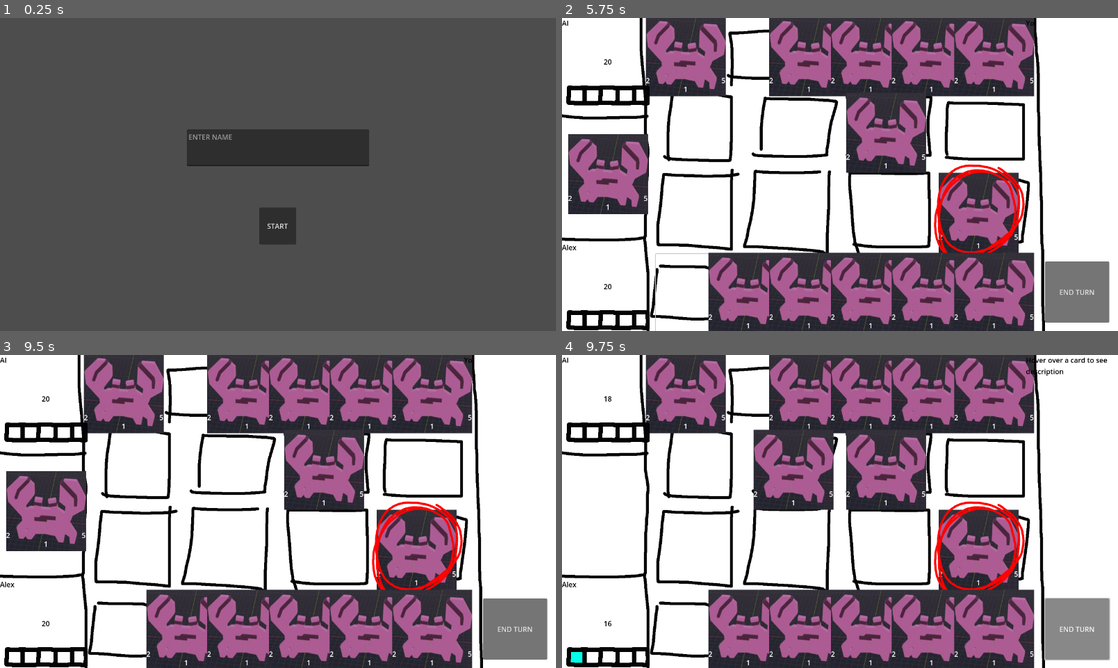
Above: before the commit, frames 1-4 (two rows, left to right).
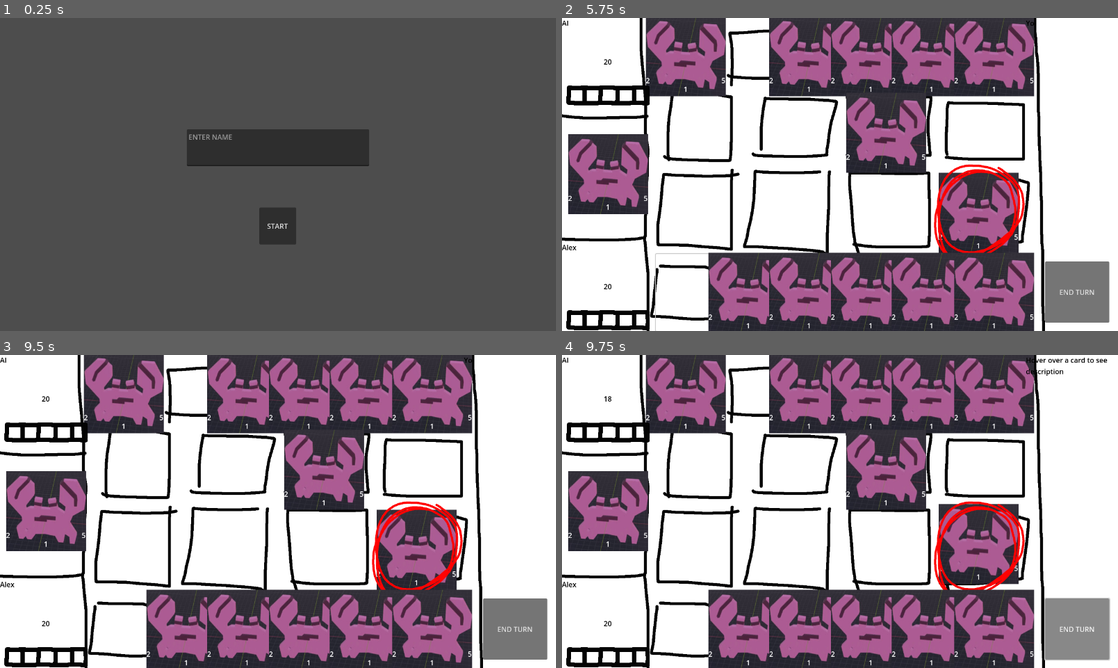
Above: after the commit, the same moments.

Repository: Zedorfska/CardGame
Game: Godot game, scene res://Root/Main/root.tscn
The game is run twice, just before and just after one commit, with the same random seed, the same clock (stepped at 60 frames per second) and the same inputs.
Inputs (mouse positions are in pixels of both pictures, inside the frame that each line leads up to):
- Up to frame 1 (0.25 s): no input
- Up to frame 2 (5.75 s): click (840, 146) at 0.52 s; type "Alex" at 0.6 s; click "START" at 1.25 s; click (701, 215) at 2 s; click (795, 215) at 2.75 s; click (884, 215) at 3.5 s; click (979, 215) at 4.25 s; click (684, 293) at 5 s
- Up to frame 3 (9.5 s): click (183, 630) at 5.75 s; click (244, 630) at 6.5 s; click (311, 630) at 7.25 s; click (372, 630) at 8 s; click (433, 630) at 8.75 s
- Up to frame 4 (9.75 s): click "END TURN" at 9.5 s

Frames 1-3 are identical in both runs. In frame 4, 8.8% of the frame differs, in the area x 1-83%, y 23-99%.

Commit message:
ANIMATIONS!¨!!!!!!!!!!!
HOOOOOOOOOOLY CRAP

Diff:
--- a/Cards/TestCard/test_card.gd
+++ b/Cards/TestCard/test_card.gd
@@ -30,6 +30,14 @@
 
 func activate(RootNode, CardPosition, Player):
 	RootNode.basic_common_attack(CardPosition, DamageAmount, DamageType, Player)
+	if Player == 1:				#TODO: shitcode
+		self.position.y -= 50
+		var tween = get_tree().create_tween()
+		tween.tween_property(self, "position", Vector2(), 0.25)
+	else:
+		self.position.y += 50
+		var tween = get_tree().create_tween()
+		tween.tween_property(self, "position", Vector2(), 0.25)
 
 func take_damage(Damage, _DamageType):
 	HealthAmount -= Damage
--- a/Root/Main/main.gd
+++ b/Root/Main/main.gd
@@ -14,6 +14,7 @@
 var P1ManaBar
 var P2ManaBar
 var CardDescriptionLabel
+var AbleToPlay
 
 var Stats
 var ManaGainAmount
@@ -62,6 +63,7 @@
 	ManaGainAmount = 1
 	Deck = $CanvasLayer/Control/Root/Stats/Deck
 	Turn = 0
+	AbleToPlay = true
 
 	CardDescriptionLabel = $CanvasLayer/Control/Root/Right/LabelMargin/CardDescription
 	CardDescriptionLabel.set_text("Hover over a card to see description")
@@ -97,6 +99,9 @@
 
 	tile_selected(0)	# TODO: BOTCH - necessary because shit breaks when not selected
 	print("ready")
+
+func wait(TimeAmount):
+	await get_tree().create_timer(TimeAmount).timeout
 
 func setup_deck():
 	for Card in range(ListOfCards.size()):
@@ -132,7 +137,9 @@
 		RandomTile = ValidTileList.pick_random()
 		P2Mana -= RandomCard.get_child(0).CostAmount
 		P2ManaBar.update_label(P2Mana)
-		RandomCard.get_child(0).reparent(RandomTile, false)
+		RandomCard.get_child(0).reparent(RandomTile, true)
+		var tween = get_tree().create_tween()
+		tween.tween_property(RandomTile.get_child(0), "position", Vector2.ZERO, 0.1)
 
 func tile_hover_enter(TileNumber):
 	if TileNumber < 4:
@@ -161,23 +168,30 @@
 	CardDescriptionLabel.set_text("Hover over a card to see description")
 
 func tile_selected(TileNumber):
-	for CurrentSelectedTile in 4:
-		var SelectedTileSelector = Player1Table.get_child(CurrentSelectedTile).get_child(2)
-		var DesiredTileSelector = Player1Table.get_child(TileNumber).get_child(2)
-		if SelectedTileSelector == DesiredTileSelector:
-			SelectedTileSelector.visible = true
-		else:
-			SelectedTileSelector.visible = false
-	SelectedTile = Player1Table.get_child(TileNumber).get_child(0)
-	SelectSound.play()
+	if AbleToPlay == true:
+		for CurrentSelectedTile in 4:
+			var SelectedTileSelector = Player1Table.get_child(CurrentSelectedTile).get_child(2)
+			var DesiredTileSelector = Player1Table.get_child(TileNumber).get_child(2)
+			if SelectedTileSelector == DesiredTileSelector:
+				SelectedTileSelector.visible = true
+			else:
+				SelectedTileSelector.visible = false
+		SelectedTile = Player1Table.get_child(TileNumber).get_child(0)
+		SelectSound.play()
 
 func card_selected(CardNumber):
-	SelectedCard = Player1Hand.get_child(CardNumber).get_child(0)
-	if SelectedCard.get_child_count() != 0 and SelectedTile.get_child_count() == 0:
-		if SelectedCard.get_child(0).CostAmount <= P1Mana:
-			P1Mana -= SelectedCard.get_child(0).CostAmount
-			SelectedCard.get_child(0).reparent(SelectedTile, false)
-			P1ManaBar.update_label(P1Mana)
+	if AbleToPlay == true:
+		SelectedCard = Player1Hand.get_child(CardNumber).get_child(0)
+		if SelectedCard.get_child_count() != 0 and SelectedTile.get_child_count() == 0:
+			if SelectedCard.get_child(0).CostAmount <= P1Mana:
+				P1Mana -= SelectedCard.get_child(0).CostAmount
+				SelectedCard.get_child(0).reparent(SelectedTile, true)
+				var tween = get_tree().create_tween()
+				tween.tween_property(SelectedTile.get_child(0), "position", Vector2.ZERO, 0.1)
+				AbleToPlay = false
+				await get_tree().create_timer(0.1).timeout
+				P1ManaBar.update_label(P1Mana)
+				AbleToPlay = true
 
 func player_take_damage(Player, Damage):
 	if Player == 2:
@@ -195,33 +209,46 @@
 	Stats.get_child(2).get_child(1).set_text(str(Player1HP))
 
 func end_turn():
-	for CardPosition in 4:			# Player 1 cards activate in order left to right
-		if Player1Table.get_child(CardPosition).get_child(0).get_child_count() != 0:
-			SelectedCard = Player1Table.get_child(CardPosition).get_child(0).get_child(0)
-			print("Card ", CardPosition + 1, " of P1 activates")
-			SelectedCard.activate(RootNode, CardPosition, 1)
-
-	fill_mana(2, ManaGainAmount)	# Player 2 gets their mana and cards
-	deal_cards_to_player(2)
-
-	player2_play_random_card()		# Player 2 makes moves
-	if 0.75 > randf():
-		player2_play_random_card()
-		if 0.5 > randf():
+	if AbleToPlay == true:
+		AbleToPlay = false
+		for CardPosition in 4:			# Player 1 cards activate in order left to right
+			if Player1Table.get_child(CardPosition).get_child(0).get_child_count() != 0:
+				SelectedCard = Player1Table.get_child(CardPosition).get_child(0).get_child(0)
+				print("Card ", CardPosition + 1, " of P1 activates")
+				SelectedCard.activate(RootNode, CardPosition, 1)
+				await get_tree().create_timer(0.5).timeout
+
+		fill_mana(2, ManaGainAmount)	# Player 2 gets their mana and cards
+		await get_tree().create_timer(0.25).timeout
+		deal_cards_to_player(2)
+		await get_tree().create_timer(0.5).timeout
+
+		player2_play_random_card()		# Player 2 makes moves
+		await get_tree().create_timer(0.25).timeout
+		if 0.75 > randf():
 			player2_play_random_card()
-			if 0.25 > randf():
+			await get_tree().create_timer(0.25).timeout
+			if 0.5 > randf():
 				player2_play_random_card()
-
-	for CardPosition in 4:			# Player 2 cards activate
-		if Player2Table.get_child(CardPosition).get_child(0).get_child_count() != 0:
-			SelectedCard = Player2Table.get_child(CardPosition).get_child(0).get_child(0)
-			SelectedCard.activate(RootNode, CardPosition, 2)
-
-	deal_cards_to_player(1)			# Player 1 gets their mana and cards
-	fill_mana(1, ManaGainAmount)
-
-	if ManaGainAmount < 5:
-		ManaGainAmount += 1
+				await get_tree().create_timer(0.25).timeout
+				if 0.25 > randf():
+					player2_play_random_card()
+					await get_tree().create_timer(0.25).timeout
+
+		for CardPosition in 4:			# Player 2 cards activate
+			if Player2Table.get_child(CardPosition).get_child(0).get_child_count() != 0:
+				SelectedCard = Player2Table.get_child(CardPosition).get_child(0).get_child(0)
+				SelectedCard.activate(RootNode, CardPosition, 2)
+				await get_tree().create_timer(0.5).timeout
+
+		deal_cards_to_player(1)			# Player 1 gets their mana and cards
+		await get_tree().create_timer(0.25).timeout
+		fill_mana(1, ManaGainAmount)
+
+		if ManaGainAmount < 5:
+			ManaGainAmount += 1
+		await get_tree().create_timer(0.25).timeout
+		AbleToPlay = true
 
 func fill_mana(Player, ManaGain):
 	if Player == 1 or 0:
--- a/Root/Main/root.gd
+++ b/Root/Main/root.gd
@@ -6,6 +6,8 @@
 var GameScene = preload("res://Root/Main/Main.tscn")
 var GameOverScene = preload("res://Root/Main/game_over.tscn")
 
+@onready var CardAttackMoveAmount = 50
+
 func _ready():
 	go_to_scene(StartMenuScene)
 
--- a/Root/Main/start_screen.gd
+++ b/Root/Main/start_screen.gd
@@ -10,3 +10,7 @@
 
 func start_game():
 	self.get_parent().go_to_scene(GameScene)
+
+func _ready():
+	if self.get_parent().Name != null:
+		NameBox.set_text(self.get_parent().Name)
